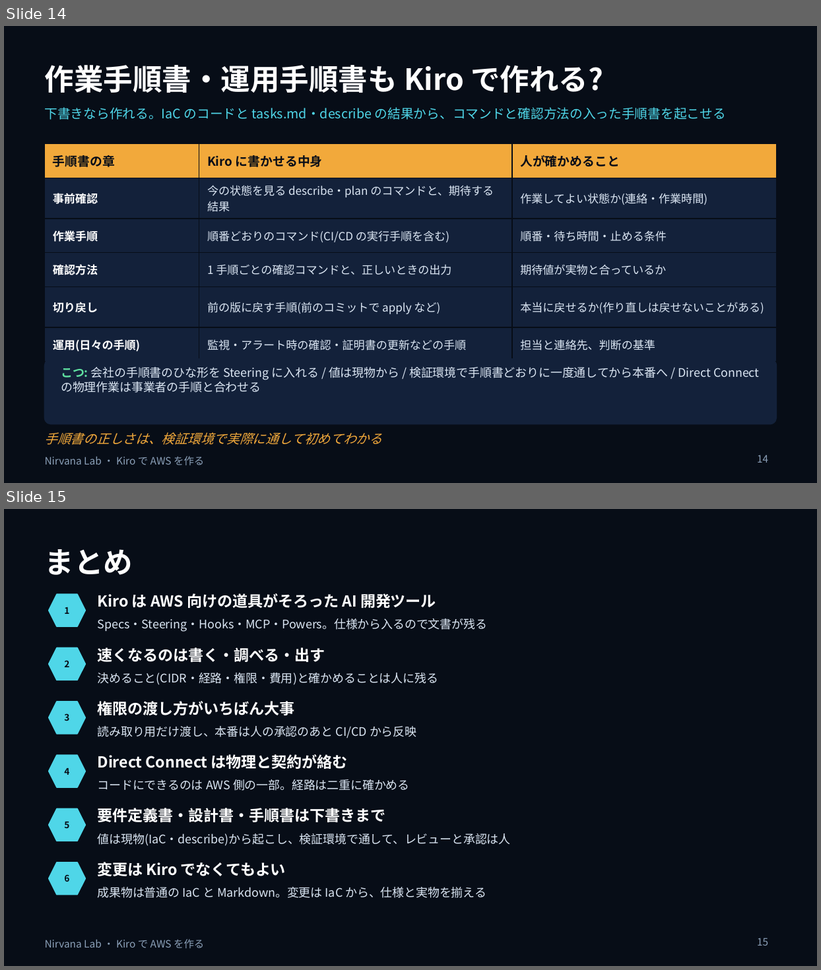
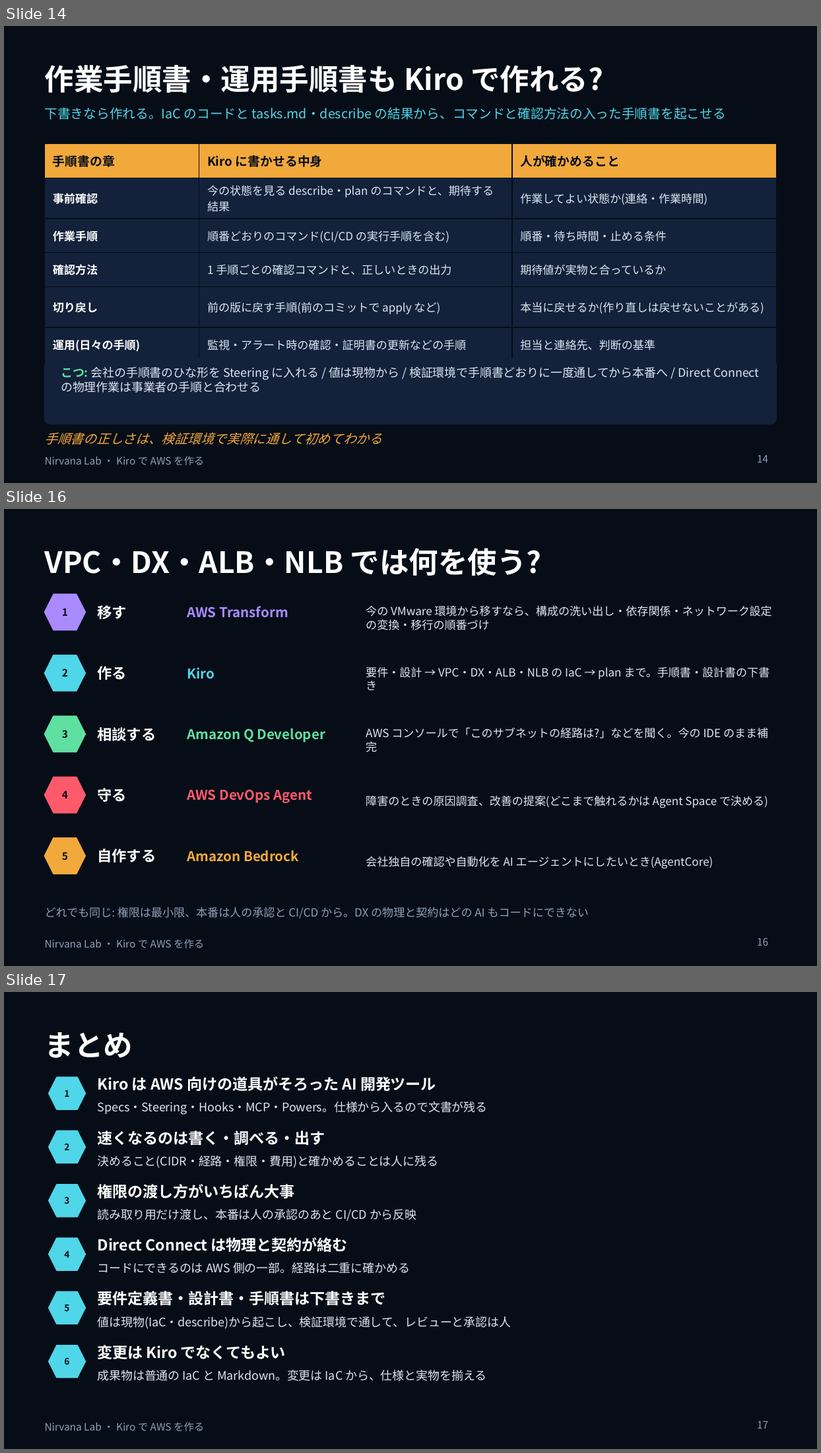
Before and after one commit to w-index-m/nirvana-lab, a slide deck: docs/ai-driven-dev-kiro.pptx. Shown one above the other, each under a label of ours: slides 14 and 15 before the commit, slides 14, 16 and 17 after it; the slides between them are not shown. The pictures are 821x970 and 821x1453 pixels, drawn with LibreOffice and Linux fonts; fonts in the diff are those of the drawing. Boxes give left, top, right and bottom in pixels: in the first picture for what was removed or moved away, otherwise in the second. Text is boxed around its words. In the diff, an @@ line names an element or a change of style, - is before the commit and + after.

```diff
--- a/docs/ai-driven-dev-kiro.pptx
+++ b/docs/ai-driven-dev-kiro.pptx
@@ slide 16 added at [4, 509, 817, 966], background #070D17; not listed: 1 template element that a slide beside it also shows @@
@@ title added at [45, 548, 542, 576], 26 pt, text #FFFFFF, bold @@
+VPC・DX・ALB・NLB では何を使う?
@@ hexagon added at [45, 594, 85, 630], fill #A98BFF, outline #A98BFF 1 pt @@
@@ text added at [98, 605, 127, 619], 13 pt, text #FFFFFF, bold @@
+移す
@@ text added at [187, 606, 288, 618], 12 pt, text #A98BFF, bold @@
+AWS Transform
@@ text added at [366, 605, 772, 630], 10 pt, text #DBE6F3 @@
+今の VMware 環境から移すなら、構成の洗い出し・依存関係・ネットワーク設定の変換・移行の順番づけ
@@ text added at [62, 608, 68, 616], 9 pt, text #070D17, bold @@
+1
@@ hexagon added at [45, 656, 85, 691], fill #4FD6E8, outline #4FD6E8 1 pt @@
@@ text added at [98, 666, 127, 680], 13 pt, text #FFFFFF, bold @@
+作る
@@ text added at [366, 667, 770, 691], 10 pt, text #DBE6F3 @@
+要件・設計 → VPC・DX・ALB・NLB の IaC → plan まで。手順書・設計書の下書き
@@ text added at [62, 669, 68, 677], 9 pt, text #070D17, bold @@
+2
@@ text added at [187, 667, 215, 679], 12 pt, text #4FD6E8, bold @@
+Kiro
@@ hexagon added at [45, 716, 85, 752], fill #5FE0A0, outline #5FE0A0 1 pt @@
@@ text added at [62, 730, 68, 738], 9 pt, text #070D17, bold @@
+3
@@ text added at [98, 727, 156, 741], 13 pt, text #FFFFFF, bold @@
+相談する
@@ text added at [187, 728, 325, 743], 12 pt, text #5FE0A0, bold @@
+Amazon Q Developer
@@ text added at [366, 727, 768, 753], 10 pt, text #DBE6F3 @@
+AWS コンソールで「このサブネットの経路は?」などを聞く。今の IDE のまま補完
@@ hexagon added at [45, 778, 85, 813], fill #FF5A6A, outline #FF5A6A 1 pt @@
@@ text added at [62, 791, 68, 799], 9 pt, text #070D17, bold @@
+4
@@ text added at [98, 788, 127, 802], 13 pt, text #FFFFFF, bold @@
+守る
@@ text added at [187, 789, 312, 803], 12 pt, text #FF5A6A, bold @@
+AWS DevOps Agent
@@ text added at [366, 795, 768, 809], 10 pt, text #DBE6F3 @@
+障害のときの原因調査、改善の提案(どこまで触れるかは Agent Space で決める)
@@ hexagon added at [45, 838, 85, 874], fill #F2A93B, outline #F2A93B 1 pt @@
@@ text added at [62, 852, 68, 860], 9 pt, text #070D17, bold @@
+5
@@ text added at [98, 849, 156, 863], 13 pt, text #FFFFFF, bold @@
+自作する
@@ text added at [187, 850, 299, 862], 12 pt, text #F2A93B, bold @@
+Amazon Bedrock
@@ text added at [366, 856, 714, 869], 10 pt, text #DBE6F3 @@
+会社独自の確認や自動化を AI エージェントにしたいとき(AgentCore)
@@ text added at [45, 907, 589, 919], 10 pt, text #8BA0B8 @@
+どれでも同じ: 権限は最小限、本番は人の承認と CI/CD から。DX の物理と契約はどの AI もコードにできない
@@ page number added at [757, 938, 768, 946], 9 pt, text #8BA0B8 @@
+16
@@ what was slide 15 is now slide 17 @@
@@ page number at [757, 1421, 768, 1429]: text changed @@
-15
+17
```
Also in this commit, not shown: 1 slide changed, 1 other slide added, 3 other files.
